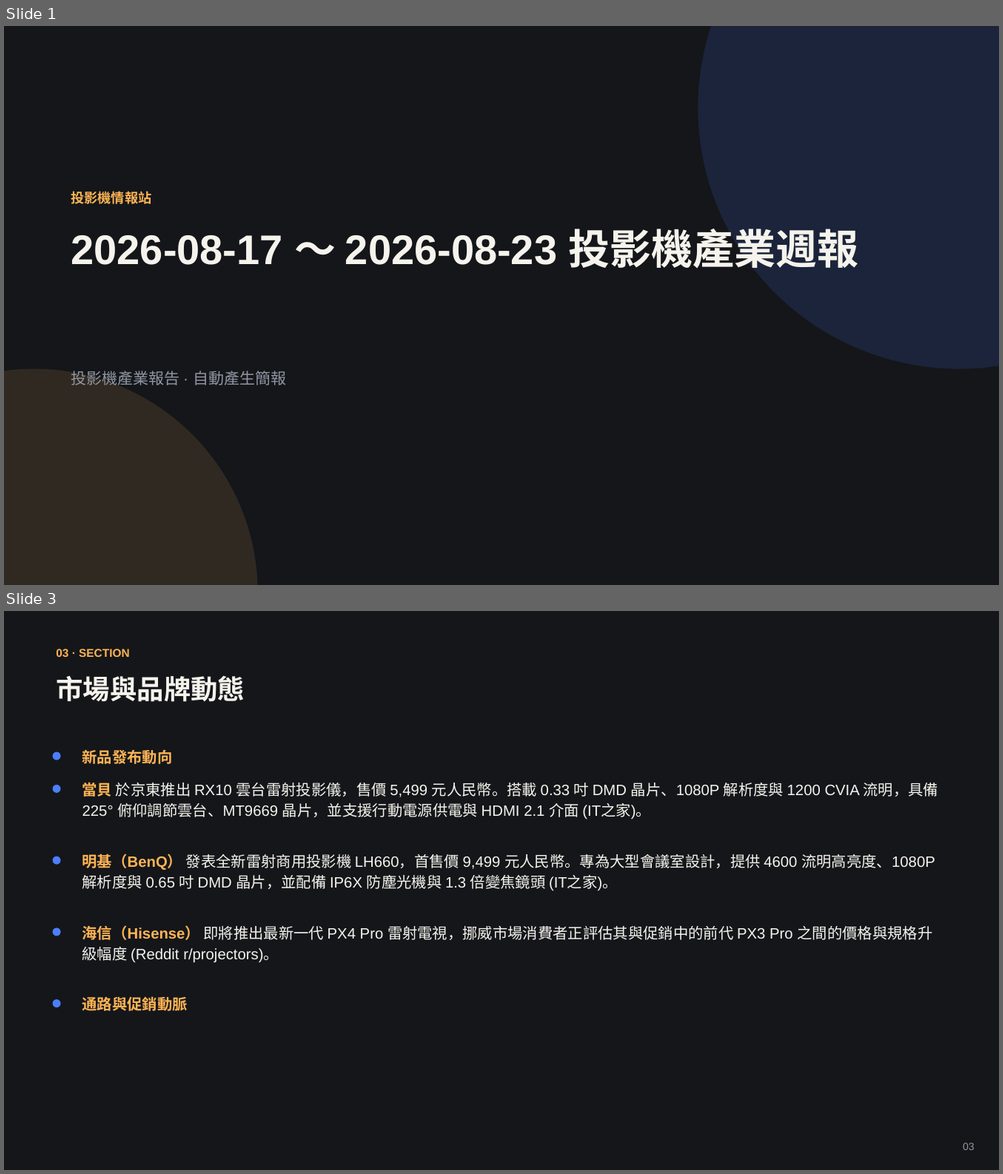
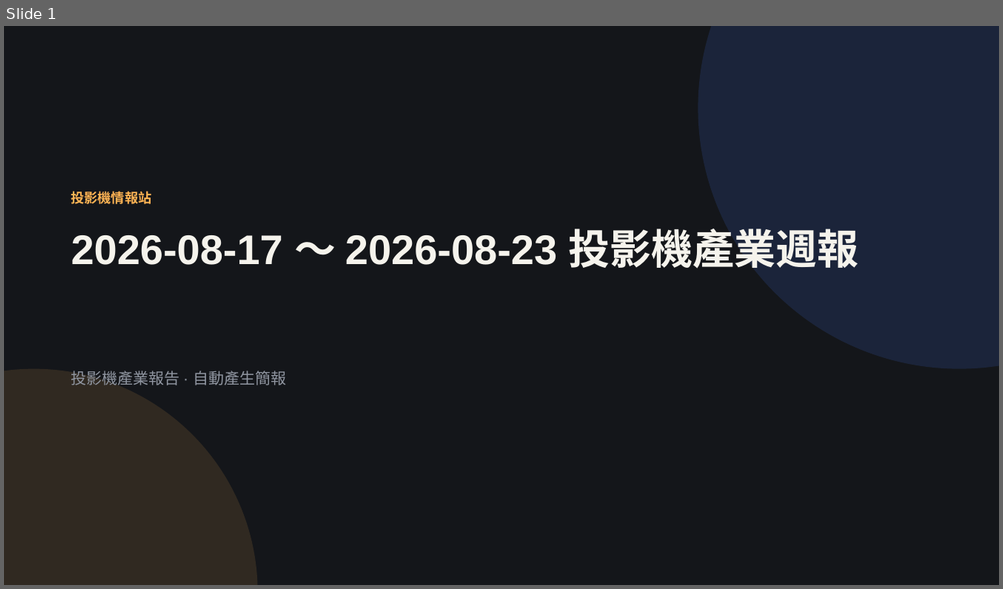
Before and after one commit to coffee30233-gif/Project-Insight, a slide deck: data/reports/2026-W34.pptx. Shown one above the other, each under a label of ours: slides 1 and 3 before the commit, slide 1 after it; the slides between them are not shown. The pictures are 1003x1174 and 1003x589 pixels, drawn with LibreOffice and Linux fonts; fonts in the diff are those of the drawing. Boxes give left, top, right and bottom in pixels: in the first picture for what was removed or moved away, otherwise in the second. Text is boxed around its words. In the diff, an @@ line names an element or a change of style, - is before the commit and + after.

```diff
--- a/data/reports/2026-W34.pptx
+++ b/data/reports/2026-W34.pptx
@@ slide 3 removed at box(4, 611, 999, 1170), background #14161A @@
@@ text removed at box(56, 649, 130, 657) @@
-03 · SECTION
@@ text removed at box(56, 675, 244, 702) @@
-市場與品牌動態
@@ ellipse removed at box(53, 752, 61, 760) @@
@@ text removed at box(82, 749, 173, 764) @@
-新品發布動向
@@ ellipse removed at box(53, 785, 61, 793) @@
@@ text removed at box(82, 782, 939, 820) @@
-當貝 於京東推出 RX10 雲台雷射投影儀，售價 5,499 元人民幣。搭載 0.33 吋 DMD 晶片、1080P 解析度與 1200 CVIA 流明，具備 225° 俯仰調節雲台、MT9669 晶片，並支援行動電源供電與 HDMI 2.1 介面 (IT之家)。
@@ text removed at box(82, 854, 935, 891) @@
-明基（BenQ） 發表全新雷射商用投影機 LH660，首售價 9,499 元人民幣。專為大型會議室設計，提供 4600 流明高亮度、1080P 解析度與 0.65 吋 DMD 晶片，並配備 IP6X 防塵光機與 1.3 倍變焦鏡頭 (IT之家)。
@@ ellipse removed at box(53, 857, 61, 865) @@
@@ ellipse removed at box(53, 928, 61, 937) @@
@@ text removed at box(82, 925, 932, 963) @@
-海信（Hisense） 即將推出最新一代 PX4 Pro 雷射電視，挪威市場消費者正評估其與促銷中的前代 PX3 Pro 之間的價格與規格升級幅度 (Reddit r/projectors)。
@@ ellipse removed at box(53, 999, 61, 1008) @@
@@ text removed at box(82, 997, 188, 1011) @@
-通路與促銷動脈
@@ text removed at box(962, 1143, 974, 1150) @@
-03
```
Also in this commit, not shown: 3 slides changed, 2 slides added, 2 other slides removed, 3 other files.
